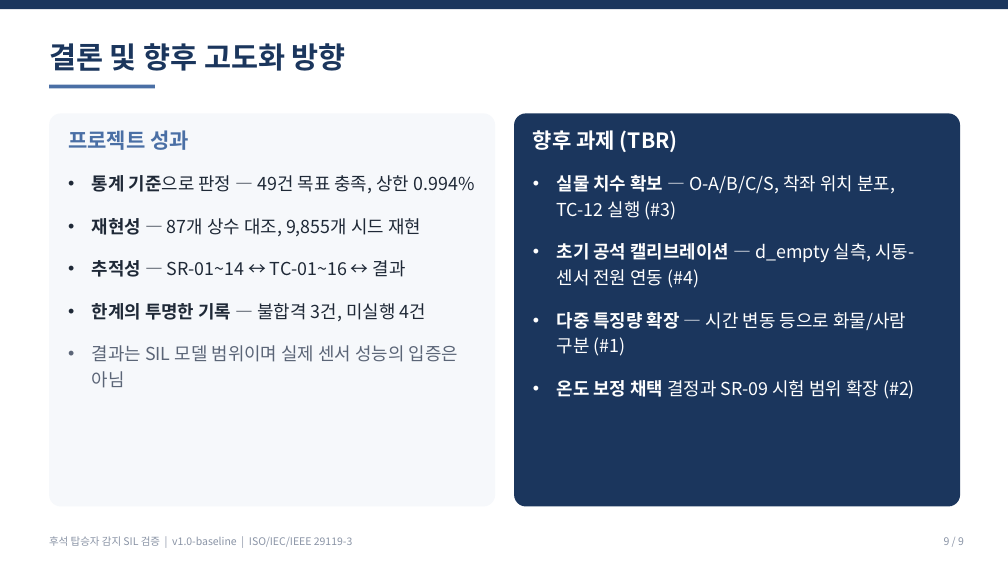
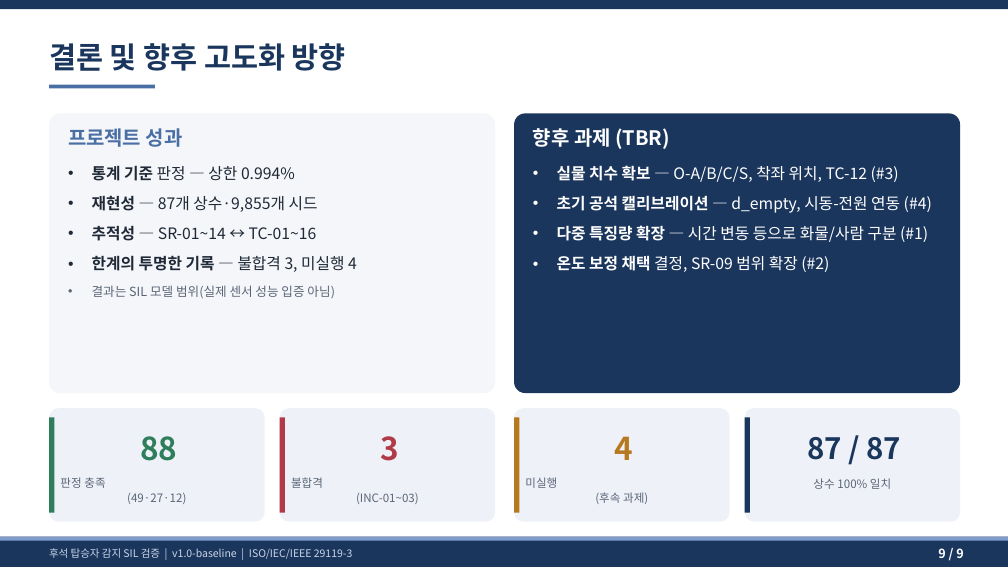
Before and after one commit to yooksoo828-prog/rear-seat-occupant-sil-verification, a slide deck: slide 9 of deliverables/후석탑승자감지_SIL검증_발표자료_v1.0.pptx. Drawn at 1008x567 pixels with LibreOffice and Linux fonts; fonts in the diff are those of the drawing. Boxes give left, top, right and bottom in pixels: in the first picture for what was removed or moved away, otherwise in the second. Text is boxed around its words. In the diff, an @@ line names an element or a change of style, - is before the commit and + after.

```diff
--- a/deliverables/후석탑승자감지_SIL검증_발표자료_v1.0.pptx
+++ b/deliverables/후석탑승자감지_SIL검증_발표자료_v1.0.pptx
@@ rounded rectangle: place and size @@
-rounded rectangle at box(49, 113, 495, 507)
+rounded rectangle at box(49, 113, 495, 393)
@@ rounded rectangle at box(49, 113, 495, 393): fill #F6F8FB to #F4F6F9; proportions changed @@
@@ text "프로젝트 성과" at box(68, 128, 183, 147): size 20 to 19 pt @@
@@ rounded rectangle: place and size @@
-rounded rectangle at box(514, 113, 960, 507)
+rounded rectangle at box(514, 113, 960, 393)
@@ rounded rectangle at box(514, 113, 960, 393): proportions changed @@
@@ text "향후 과제 (TBR)" at box(533, 128, 670, 149): size 20 to 19 pt @@
@@ text at box(92, 166, 357, 298): text changed; size 17 to 15 pt @@
-• 통계 기준으로 판정 — 49건 목표 충족, 상한 0.994%
-• 재현성 — 87개 상수 대조, 9,855개 시드 재현
-• 추적성 — SR-01~14 ↔ TC-01~16 ↔ 결과
-• 한계의 투명한 기록 — 불합격 3건, 미실행 4건
-• 결과는 SIL 모델 범위이며 실제 센서 성능의 입증은 아님
+• 통계 기준 판정 — 상한 0.994%
+• 재현성 — 87개 상수·9,855개 시드
+• 추적성 — SR-01~14 ↔ TC-01~16
+• 한계의 투명한 기록 — 불합격 3, 미실행 4
+• 결과는 SIL 모델 범위(실제 센서 성능 입증 아님)
@@ text "실물 치수 확보 — O-A/B/C/S, ...": place and size @@
-text "실물 치수 확보 — O-A/B/C/S, ..." at box(557, 175, 915, 399)
+text "실물 치수 확보 — O-A/B/C/S, ..." at box(557, 165, 932, 272)
@@ text at box(557, 165, 932, 213): text changed; size 17 to 15 pt @@
-• 실물 치수 확보 — O-A/B/C/S, 착좌 위치 분포, TC-12 실행 (#3)
-• 초기 공석 캘리브레이션 — d_empty 실측, 시동-센서 전원 연동 (#4)
+• 실물 치수 확보 — O-A/B/C/S, 착좌 위치, TC-12 (#3)
+• 초기 공석 캘리브레이션 — d_empty, 시동-전원 연동 (#4)
@@ text at box(557, 225, 928, 242): size 17 to 15 pt in "다중 특징량 확장 — 시간 변동 등으로 ..."; line spacing 1.2 to 1.15; less space between paragraphs @@
@@ text at box(557, 255, 829, 272): text changed; size 17 to 15 pt @@
-• 온도 보정 채택 결정과 SR-09 시험 범위 확장 (#2)
+• 온도 보정 채택 결정, SR-09 범위 확장 (#2)
@@ rounded rectangle added at box(49, 408, 265, 522), fill #EEF2F8 @@
@@ rectangle added at box(49, 417, 54, 513), fill #2E7D5B @@
@@ rounded rectangle added at box(280, 408, 495, 522), fill #EEF2F8 @@
@@ rectangle added at box(280, 417, 285, 513), fill #B03A48 @@
@@ rounded rectangle added at box(514, 408, 730, 522), fill #EEF2F8 @@
@@ rectangle added at box(514, 417, 520, 513), fill #B7791F @@
@@ rounded rectangle added at box(745, 408, 960, 522), fill #EEF2F8 @@
@@ rectangle added at box(745, 417, 750, 513), fill #1B365D @@
@@ text added at box(140, 436, 177, 461), 30 pt, text #2E7D5B, bold @@
+88
@@ text added at box(380, 436, 399, 461), 30 pt, text #B03A48, bold @@
+3
@@ text added at box(614, 436, 633, 460), 30 pt, text #B7791F, bold @@
+4
@@ text added at box(807, 437, 902, 460), 28 pt, text #1B365D, bold @@
+87 / 87
@@ text added at box(60, 477, 186, 504), 11 pt, text #5B6577 @@
+판정 충족
+(49·27·12)
@@ text added at box(291, 477, 419, 504), 11 pt, text #5B6577 @@
+불합격
+(INC-01~03)
@@ text added at box(525, 477, 648, 504), 11 pt, text #5B6577 @@
+미실행
+(후속 과제)
@@ text added at box(813, 478, 891, 489), 11 pt, text #5B6577 @@
+상수 100% 일치
@@ rectangle added at box(0, 537, 1008, 567), fill #1B365D @@
@@ rectangle added at box(0, 537, 1008, 541), fill #7F9CCB @@
@@ text "후석 탑승자 감지 SIL 검증 ...": place and size @@
-text "후석 탑승자 감지 SIL 검증 ..." at box(49, 536, 353, 547)
+text "후석 탑승자 감지 SIL 검증 ..." at box(49, 548, 353, 559)
@@ text "후석 탑승자 감지 SIL 검증 ..." at box(49, 548, 353, 559): text colour #8A94A6 to #C9D5E8; vertical alignment top to middle @@
@@ text "9 / 9": place and size @@
-text "9 / 9" at box(944, 537, 964, 545)
+text "9 / 9" at box(938, 548, 963, 558)
@@ text "9 / 9" at box(938, 548, 963, 558): size 10 to 12 pt, text colour #8A94A6 to #FFFFFF, bold on; vertical alignment top to middle @@
```
Also in this commit, not shown: 8 other slides changed, 6 other files.
